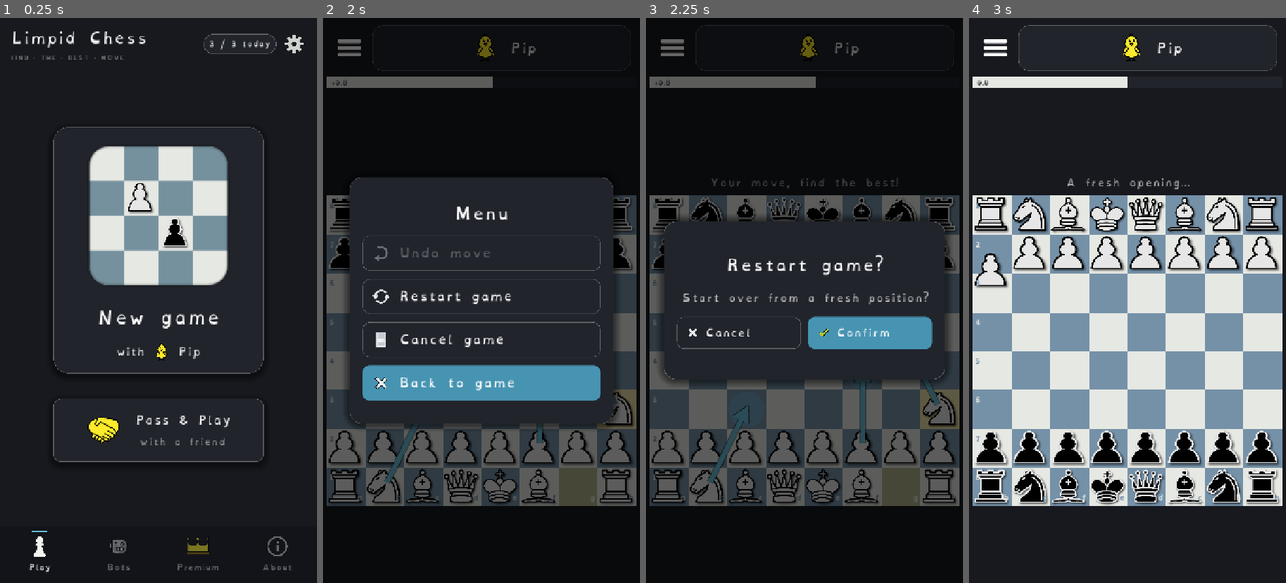
Above: before the commit, frames 1-4 (left to right).
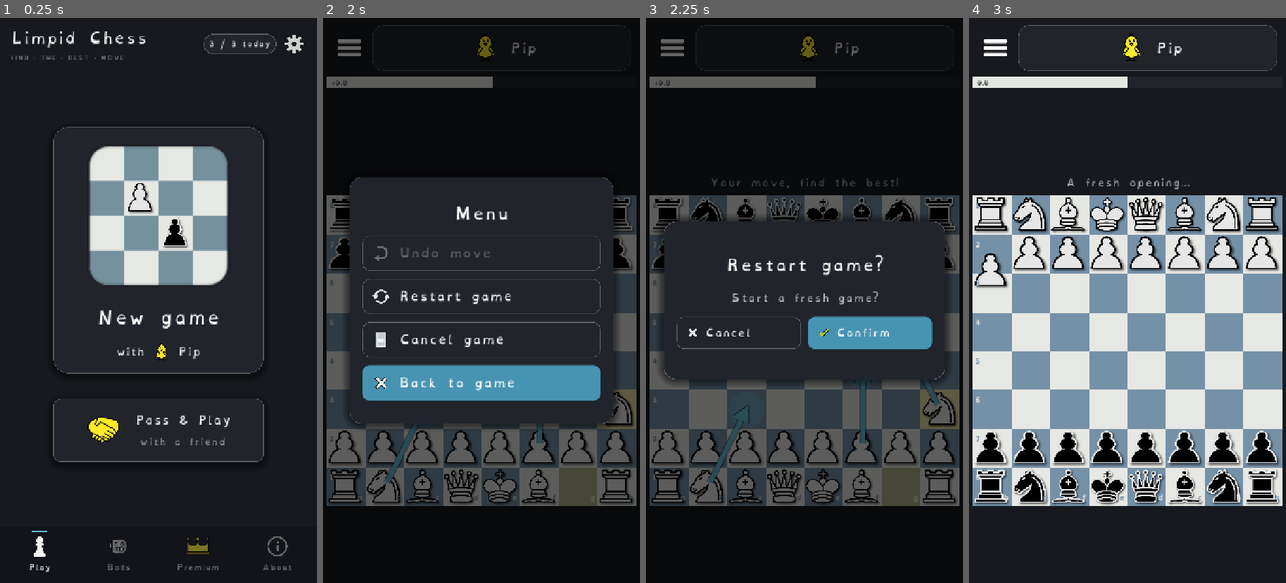
Above: after the commit, the same moments.

Repository: Hatscat/limpidchess
Game: Godot game, scene res://scenes/home.tscn
Same seed, same stepped clock (60 frames per second), same inputs: the game is played once before the commit and once after it.
Inputs (mouse positions are in pixels of both pictures, inside the frame that each line leads up to):
- Up to frame 1 (0.25 s): no input
- Up to frame 2 (2 s): click (481, 249) at 0.5 s; click (348, 46) at 1.25 s
- Up to frame 3 (2.25 s): click "Restart game" at 2 s
- Up to frame 4 (3 s): click "Confirm" at 2.75 s

Frames 1-2 are identical in both runs. In frame 3, 0.5% of the frame differs, in the area x 11-90%, y 48-51%; in frame 4, nothing differs.

Commit message:
feat: add new restart options for Pass & Play mode and update game description

Diff:
--- a/assets/i18n/ui.csv
+++ b/assets/i18n/ui.csv
@@ -245,3 +245,5 @@
 Purchases aren't available right now.,Purchases aren't available right now.,Les achats ne sont pas disponibles pour le moment.,Las compras no están disponibles ahora mismo.
 The purchase could not be completed.,The purchase could not be completed.,L'achat n'a pas pu être effectué.,No se pudo completar la compra.
 Redeem a code,Redeem a code,Utiliser un code,Canjear un código
+Start a fresh game?,Start a fresh game?,Lancer une nouvelle partie ?,¿Empezar una nueva partida?
+Resign and start a new game?,Resign and start a new game?,Abandonner et lancer une nouvelle partie ?,¿Abandonar y empezar una nueva partida?
--- a/project.godot
+++ b/project.godot
@@ -11,7 +11,7 @@
 [application]
 
 config/name="Limpid Chess"
-config/description="A calm chess game for beginners. Three guided move options each turn, find the best one."
+config/description="A smooth chess game for beginners. Three guided move options each turn, find the best one."
 run/main_scene="res://scenes/home.tscn"
 config/quit_on_go_back=false
 config/features=PackedStringArray("4.6", "GL Compatibility")
@@ -35,6 +35,10 @@
 window/stretch/aspect="expand"
 window/handheld/orientation=1
 
+[editor_plugins]
+
+enabled=PackedStringArray("res://addons/GodotGooglePlayBilling/plugin.cfg")
+
 [gui]
 
 theme/custom="res://assets/default_theme.tres"
--- a/scripts/game.gd
+++ b/scripts/game.gd
@@ -77,14 +77,14 @@
 # _busy gates input during searches/animations. As a property it also keeps an
 # OPEN menu's Undo + Restart buttons live: when the engine/animation finishes
 # (_busy -> false) they re-enable without having to close and reopen the menu.
-# Restart is locked while busy because it starts a fresh engine search, which must
-# never collide with an in-flight one (e.g. the reveal-time bot-reply prefetch).
+# Restart is locked while busy (it would collide with an in-flight search) AND when a
+# free player has no daily game left to start the replay it triggers (see _can_restart).
 var _busy := false:
 	set(value):
 		_busy = value
 		if menu_overlay != null and menu_overlay.visible:
 			undo_btn.disabled = not _can_undo()
-			restart_btn.disabled = value
+			restart_btn.disabled = value or not _can_restart()
 var _game_over := false
 var _pending_action := ""
 ## Bumped on every new game; async turn coroutines bail if it changed under them
@@ -854,7 +854,7 @@
 	if _game_over:
 		return  # the result dialog owns the screen once the game has ended
 	undo_btn.disabled = not _can_undo()
-	restart_btn.disabled = _busy  # locked while the engine/animation is running
+	restart_btn.disabled = _busy or not _can_restart()
 	_refresh_leave_btn()
 	menu_overlay.visible = true
 
@@ -863,6 +863,13 @@
 ## (the player likely started by mistake) rather than a resignation.
 func _is_early_game() -> bool:
 	return _player_moves < EARLY_MOVES
+
+
+## Restart always ends in a NEW counted game with the same opponent (it must never be a free
+## re-roll past the daily limit). An early restart refunds first, so a slot is always free; a
+## late restart needs a daily slot for the replay. Pass & Play has no gate.
+func _can_restart() -> bool:
+	return GameManager.pass_and_play or _is_early_game() or GameManager.can_play_game()
 
 
 ## The resign button is a gentle "Cancel game" (no loss, no game spent) early on,
@@ -882,7 +889,12 @@
 
 func _on_menu_restart() -> void:
 	menu_overlay.visible = false
-	_ask_confirm("restart", "Restart game?", "Start over from a fresh position?")
+	if GameManager.pass_and_play:
+		_ask_confirm("restart", "Restart game?", "Start over from a fresh position?")
+	elif _is_early_game():
+		_ask_confirm("restart", "Restart game?", "Start a fresh game?")
+	else:
+		_ask_confirm("restart", "Restart game?", "Resign and start a new game?")
 
 
 func _on_menu_giveup() -> void:
@@ -982,7 +994,7 @@
 	var action := _pending_action
 	_pending_action = ""
 	match action:
-		"restart": _new_game()
+		"restart": _do_restart()
 		"give_up": _do_give_up()
 		"cancel": _do_cancel_game()
 
@@ -1019,8 +1031,36 @@
 	GameManager.go_to_home()
 
 
+## Restart = leave the current game AND immediately play another with the SAME opponent, so it
+## can never be a free re-roll. Late (invested) → resign, a recorded loss; early → cancel, a
+## refund. Either way start_bot_game counts the fresh game against the daily limit. Pass & Play
+## has no gate / no result, so it just resets. Gated by _can_restart (the button is disabled
+## when a late free player has no slot for the replay), so the counted start always has room.
+func _do_restart() -> void:
+	if _game_over:
+		return
+	_game_over = true
+	_gen += 1  # stop any in-flight coroutine before the scene reloads
+	board.clear_options()
+	if GameManager.pass_and_play:
+		GameManager.start_pass_and_play()
+		return
+	if _is_early_game():
+		GameManager.cancel_game()           # refund the barely-started game
+	else:
+		GameManager.record_result("loss")   # resign the invested game
+	GameManager.start_bot_game(bot_def)     # counts as a new game; same bot, fresh random colour
+
+
 func _on_play_again_pressed() -> void:
-	_new_game()
+	# A replay is a NEW game and must consume a daily slot (the previous game already ended and
+	# was counted), so route through start_bot_game like Home/Bots do; out of games → Premium.
+	if GameManager.pass_and_play:
+		GameManager.start_pass_and_play()
+	elif GameManager.can_play_game():
+		GameManager.start_bot_game(bot_def)
+	else:
+		GameManager.go_to_premium()
 
 
 func _on_home_pressed() -> void:
Binary file changed: assets/i18n/ui.en.translation
Binary file changed: assets/i18n/ui.es.translation
Binary file changed: assets/i18n/ui.fr.translation
